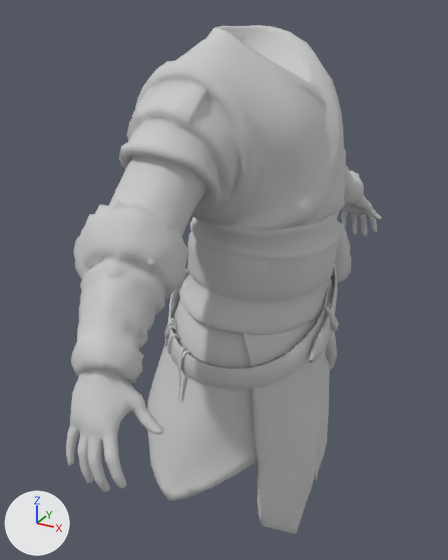
An edit to the FBX model Fbx/Character/Mesh/SK_Body3_1.fbx, drawn before and after from the same camera.
One viewpoint serves both versions: a 50 mm lens placed at (0.538, -1.192, 1.601), pointed at (-0.104, -0.026, 1.018). The axes (+X, +Y, +Z) are drawn at lower left. The lights are the same throughout. Where no turn or scale is listed for an object, it has been applied to the vertices.

The older version as bpy lines, for what is in view:
```python
me_mesh = bpy.data.meshes.new('Mesh')
me_mesh.from_pydata(...)  # 1448 vertices, 2856 faces; spans x -0.063..0.097, y -0.656..0.656, z 0.941..1.155
me_mesh.materials.append(mat_material__9)  # its picture is missing
me_mesh_001 = bpy.data.meshes.new('Mesh.001')
me_mesh_001.from_pydata(...)  # 6310 vertices, 6561 faces; spans x -0.237..0.181, y -0.608..0.608, z 0.405..1.567
me_mesh_001.materials.append(mat_material__15)  # its picture is missing
ob_male_hand = bpy.data.objects.new('Male_Hand', me_mesh)
ob_male_hand.location = (0.0, 0.0, 0.0)
ob_sk_body3_1 = bpy.data.objects.new('SK_Body3_1', me_mesh_001)
ob_sk_body3_1.location = (0.0, 0.0, 0.0)
```
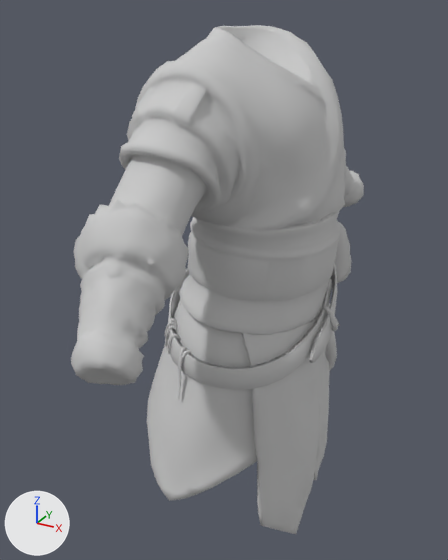
Commit message: Mesh_FullBody3_1   裙摆材质球 调整  源文件提交。

Where the change shows, as pixel boxes [x1, y1, x2, y2] in the pictures (448 x 560 px):
'Male_Hand', deleted: before [66, 195, 382, 492]

What the commit changed:
Object 'Male_Hand' (ob_male_hand) is deleted.
